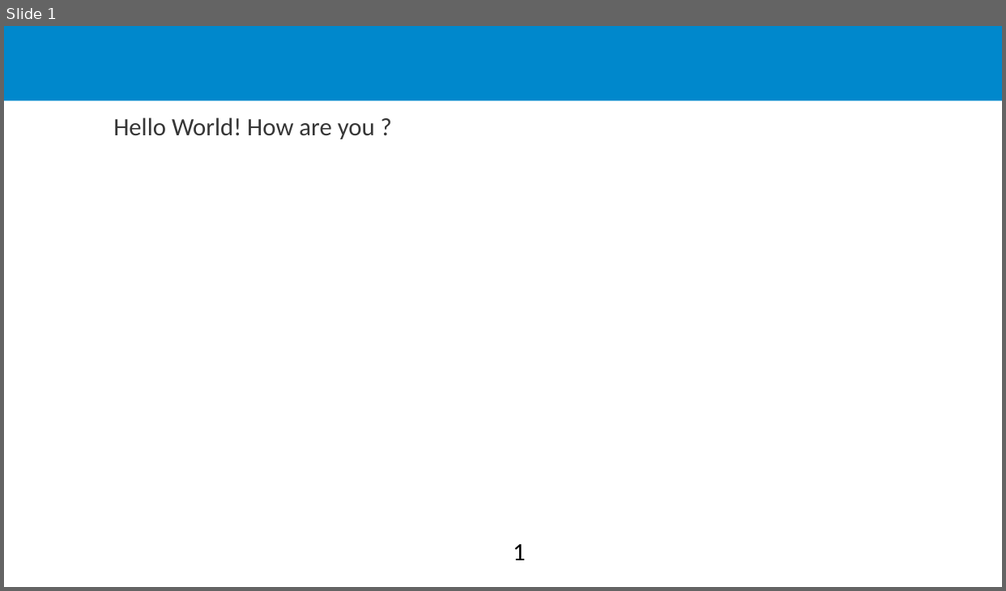
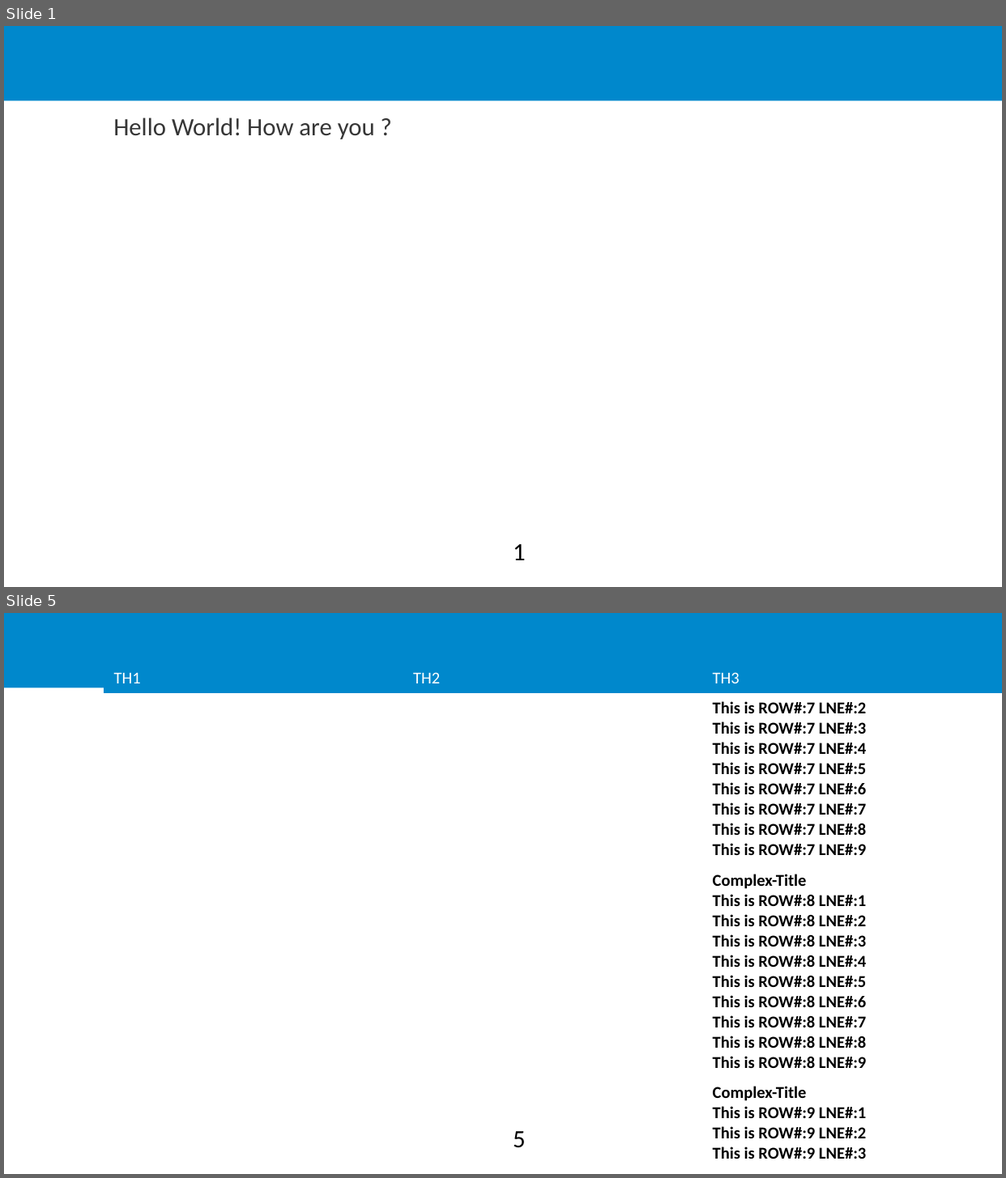
Before and after one commit to Xebec19/super-fortnight, a slide deck: Presentation.pptx. Shown one above the other, each under a label of ours: slide 1 before the commit, slides 1 and 5 after it; the slides between them are not shown. The pictures are 1006x591 and 1006x1178 pixels, drawn with LibreOffice and Linux fonts; fonts in the diff are those of the drawing; background and template pictures are left out. Boxes give left, top, right and bottom in pixels: in the first picture for what was removed or moved away, otherwise in the second. Text is boxed around its words. In the diff, an @@ line names an element or a change of style, - is before the commit and + after.

```diff
--- a/Presentation.pptx
+++ b/Presentation.pptx
@@ slide 5 added at bbox=[4, 613, 1002, 1174], background #FFFFFF; not listed: 1 template element that a slide beside it also shows @@
@@ table added at bbox=[104, 663, 1002, 1162], 4 rows, 3 columns @@
+TH1 | TH2 | TH3
+ |  | This is ROW#:7 LNE#:2 / This is ROW#:7 LNE#:3 / This is ROW#:7 LNE#:4 / This is ROW#:7 LNE#:5 / This is ROW#:7 LNE#:6 / This is ROW#:7 LNE#:7 / This is ROW#:7 LNE#:8 / This is ROW#:7 LNE#:9
+ |  | Complex-Title / This is ROW#:8 LNE#:1 / This is ROW#:8 LNE#:2 / This is ROW#:8 LNE#:3 / This is ROW#:8 LNE#:4 / This is ROW#:8 LNE#:5 / This is ROW#:8 LNE#:6 / This is ROW#:8 LNE#:7 / This is ROW#:8 LNE#:8 / This is ROW#:8 LNE#:9
+ |  | Complex-Title / This is ROW#:9 LNE#:1 / This is ROW#:9 LNE#:2 / This is ROW#:9 LNE#:3
@@ page number added at bbox=[513, 1131, 526, 1148], 18 pt, text #000000 @@
+5
```
Also in this commit, not shown: 5 other slides added, 1 slide removed, 3 other files.
